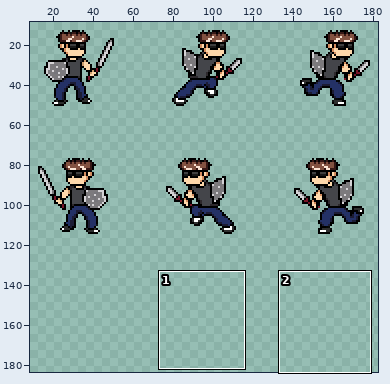
A sprite sheet gets an edit: American Hobo/American Hobo/pictures/Hero Cel Sheet.png. Above: a wide view before the commit, with the close-up outlined.
Close-up. Earlier state:
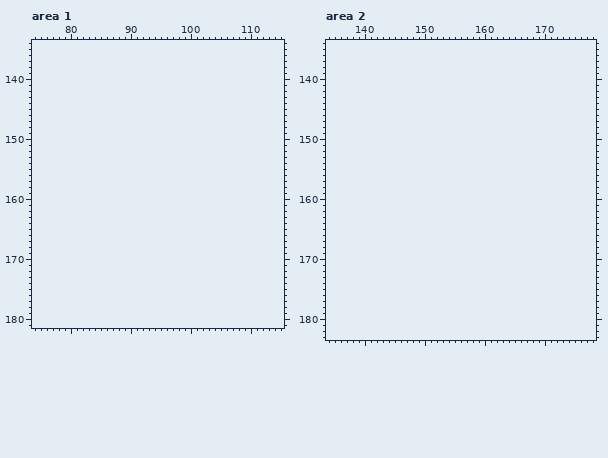
The file is 192x128 pixels. Pixels under 10% opacity are left out. Colours within 5 levels of each other are drawn and written as one. Shown: area 1: x 74..115, y 134..181; area 2: x 134..178, y 134..183. The old version is drawn lined up with the new one, on the new canvas. The wide view leaves out empty margins. The commit also changed other parts of the picture, which this record leaves out.
And afterwards:
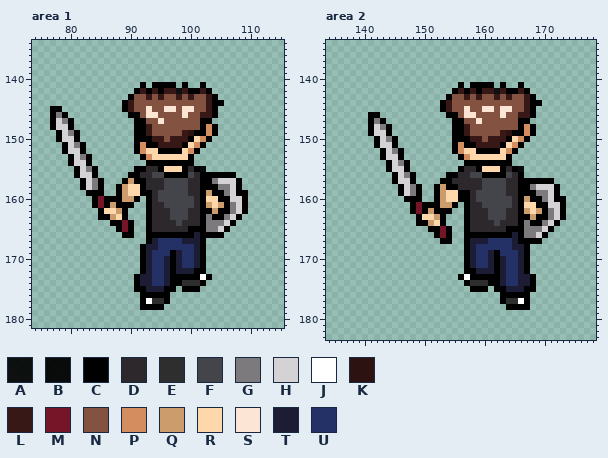
Palette (. is transparent): A #000000e8  B #000000ef  C #000000  D #2d282c  E #2e2e2e  F #44454a  G #7c7a7d  H #d4d2d5  J #ffffff  K #2c1311  L #371816  M #761528  N #835241  P #d48d5f  Q #cc9c6c  R #fed8ab  S #fce5d5  T #1c1c34  U #243166
Edits made:
canvas 192x128 -> 192x192
--- area 1
@@ x 74..115 @@
 140 ..........................................
-141 ..........................................
-142 ..........................................
-143 ..........................................
-144 ..........................................
-145 ..........................................
-146 ..........................................
-147 ..........................................
-148 ..........................................
-149 ..........................................
-150 ..........................................
-151 ..........................................
-152 ..........................................
-153 ..........................................
-154 ..........................................
-155 ..........................................
-156 ..........................................
-157 ..........................................
-158 ..........................................
-159 ..........................................
-160 ..........................................
-161 ..........................................
-162 ..........................................
-163 ..........................................
-164 ..........................................
-165 ..........................................
-166 ..........................................
-167 ..........................................
-168 ..........................................
-169 ..........................................
-170 ..........................................
-171 ..........................................
-172 ..........................................
-173 ..........................................
-174 ..........................................
-175 ..........................................
-176 ..........................................
-177 ..........................................
-178 ..........................................
+141 ..................C.CCCC.C..C.............
+142 .................CLCLCLLALCCLC............
+143 ................CNNLNLNNLNLNNLC...........
+144 ...............CLNNNNNNNNNNNNLCC..........
+145 ...CC..........CLNNSNNSSNSSNNLC...........
+146 ...CGC..........CCNSSNNNNSNNLLC...........
+147 ...CHGC..........CCNNSNNNNNNCC............
+148 ...CHHC..........CCLNNNNNNNNCPC...........
+149 ....CHGC.........CCLNNNNNLKCCPC...........
+150 ....CHHC.........CCCLLNLLLCRPC............
+151 .....CHGC........CPCCLLLLCRPC.............
+152 .....CHHC........CPRRCCCCRPC..............
+153 ......CHGC........CPRRRRRRC...............
+154 ......CHHC.........CCCCCCCC...............
+155 .......CHGC......CCDDCRRRCDCB.............
+156 .......CHHC.....CCDDFFCCCCFDCCCCCC........
+157 ........CHGC...CQCCDDDFFFFDDCCGHHHC.......
+158 ........CHGC..CQRRCDDDFFFFDDCCCGGHC.......
+159 .........CCC..CQRRCCDFFFFFDDCQCCGHCC......
+160 ..........CMCCCQQC.CDFFFFFFDCRRCCHHC......
+161 ..........CMCQCCC..CDDFFFFFDCQRQCGHC......
+162 ...........CRRQC...CDDDFFFDDCCQCCGHC......
+163 ...........CCQRC...CDDDFFFDDCGCCGHC.......
+164 .............CCMC..CDDDDFDDDCGGGHC........
+165 ..............CMC..CDDDDDDCCCGGHC.........
+166 ...............CC..CCCCCCCCTCCCC..........
+167 ...................CTUUUUTTTC.............
+168 ..................CTTUUUUUUTC.............
+169 ..................CTUUUCTUUTC.............
+170 ..................CTUUTCTUUTC.............
+171 ..................CTUUTCTUUTC.............
+172 ..................CTUUTCTTTCC.............
+173 .................CTTUUTCCCCCJC............
+174 .................CTTUUTCCEEEC.............
+175 .................CCTTTCC.CCC..............
+176 ..................CCCCC...................
+177 ..................CJEEC...................
+178 ..................CCCC....................
 179 ..........................................
--- area 2
@@ x 134..178 @@
 140 .............................................
-141 .............................................
-142 .............................................
-143 .............................................
-144 .............................................
-145 .............................................
-146 .............................................
-147 .............................................
-148 .............................................
-149 .............................................
-150 .............................................
-151 .............................................
-152 .............................................
-153 .............................................
-154 .............................................
-155 .............................................
-156 .............................................
-157 .............................................
-158 .............................................
-159 .............................................
-160 .............................................
-161 .............................................
-162 .............................................
-163 .............................................
-164 .............................................
-165 .............................................
-166 .............................................
-167 .............................................
-168 .............................................
-169 .............................................
-170 .............................................
-171 .............................................
-172 .............................................
-173 .............................................
-174 .............................................
-175 .............................................
-176 .............................................
-177 .............................................
-178 .............................................
+141 ......................C.CCCC.C..C............
+142 .....................CLCLCLLALCCLC...........
+143 ....................CNNLNLNNLNLNNLC..........
+144 ...................CLNNNNNNNNNNNNLCC.........
+145 ...................CLNNSNNSSNSSNNLC..........
+146 .......CC...........CCNSSNNNNSNNLLC..........
+147 .......CGC...........CCNNSNNNNNNCC...........
+148 .......CHGC..........CCLNNNNNNNNCPC..........
+149 .......CHHC..........CCLNNNNNLKCCPC..........
+150 ........CHGC.........CCCLLNLLLCRPC...........
+151 ........CHHC.........CPCCLLLLCRPC............
+152 .........CHGC........CPRRCCCCRPC.............
+153 .........CHHC.........CPRRRRRRC..............
+154 ..........CHGC.........CCCCCCCC..............
+155 ..........CHHC........CDDCRRRCDCB............
+156 ...........CHGC.....CCDDFFCCCCFDC............
+157 ...........CHHC....CCDDDDDFFFFDDCCCCCC.......
+158 ............CHGC..CQCCDDDDFFFFDDCCGHHHC......
+159 ............CHGC..CQRRCCDFFFFFDDCCCGGHC......
+160 .............CCC..CQRRCCDFFFFFFDCQCCGHCC.....
+161 ..............CMCCCQQC.CDDFFFFFDCRRCCHHC.....
+162 ..............CMCQCCC..CDDDFFFDDCQRQCGHC.....
+163 ...............CRRQC...CDDDFFFDDCCQCCGHC.....
+164 ...............CCQRC...CDDDDFDDDCGCCGHC......
+165 .................CCMC..CDDDDDDCCCGGGHC.......
+166 ..................CMC..CCCCCCCCTCGGHC........
+167 ...................CC..CTTTUUUUTCCCC.........
+168 .......................CTUUUUUUTTC...........
+169 .......................CTUUTCUUUTC...........
+170 .......................CTUUTCTUUTC...........
+171 .......................CTUUTCTUUTC...........
+172 .......................CCTTTCTUUTC...........
+173 ......................CJCCCCCTUUTTC..........
+174 .......................CEEECCTUUTTC..........
+175 ........................CCC.CCTTTCC..........
+176 .............................CCCCC...........
+177 .............................CEEJC...........
+178 ..............................CCCC...........
 179 .............................................
